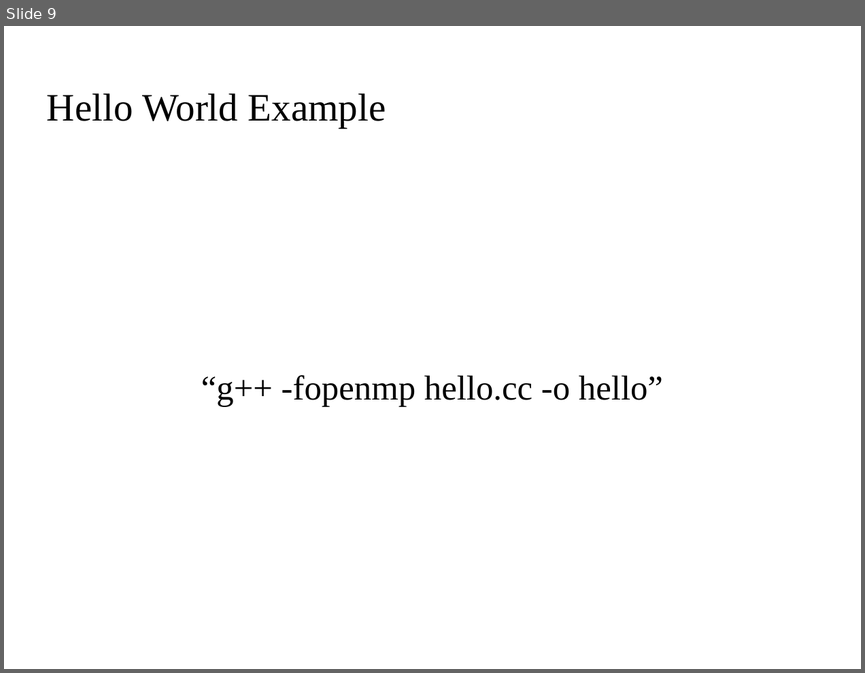
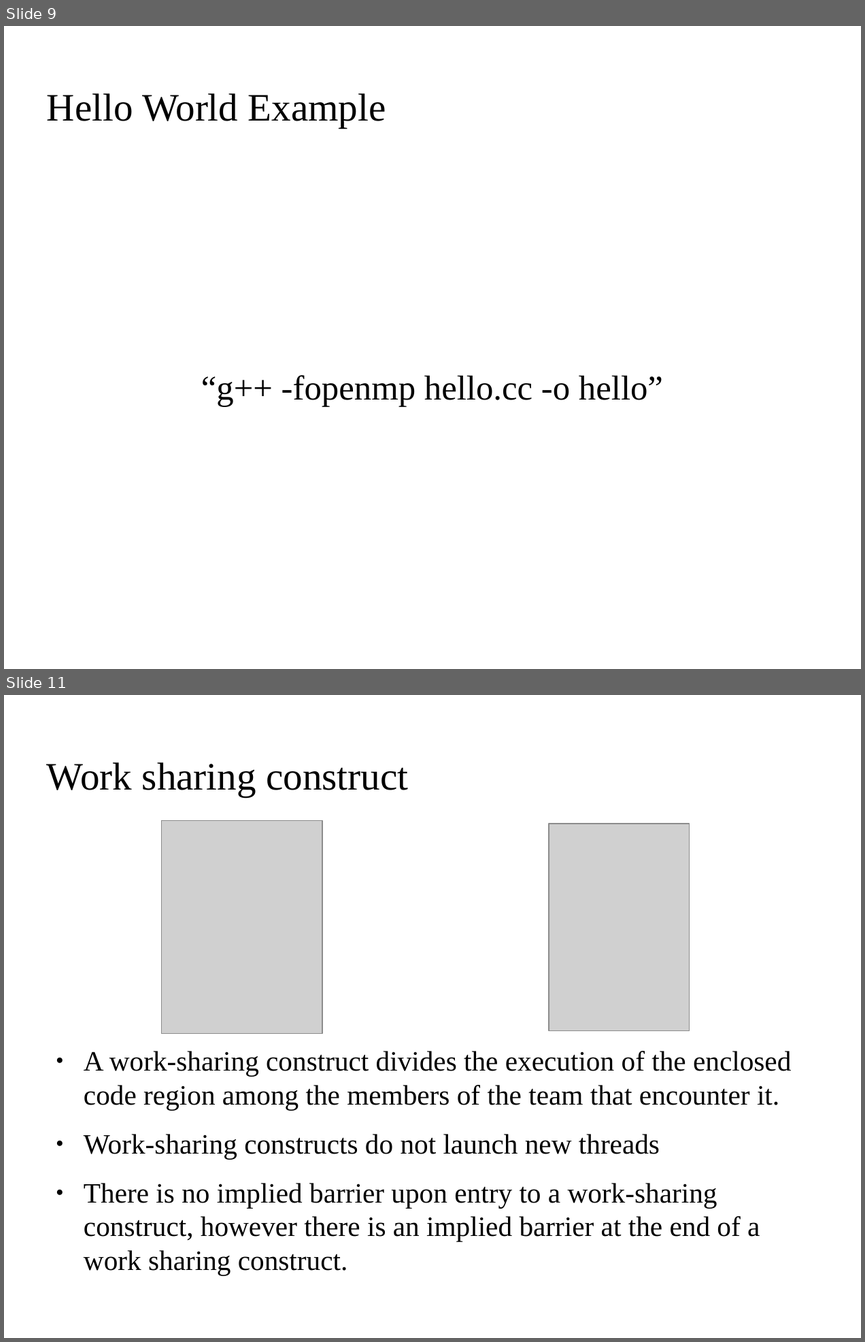
Before and after one commit to kks32/cpp-software-development, a slide deck: Ex12_Parallelisation/Ex12_Parallelisation.odp. Shown one above the other, each under a label of ours: slide 9 before the commit, slides 9 and 11 after it; the slides between them are not shown. The pictures are 865x673 and 865x1342 pixels, drawn with LibreOffice and Linux fonts; fonts in the diff are those of the drawing; grey boxes stand for pictures; background and template pictures are left out. Boxes give left, top, right and bottom in pixels: in the first picture for what was removed or moved away, otherwise in the second. Text is boxed around its words. In the diff, an @@ line names an element or a change of style, - is before the commit and + after.

```diff
--- a/Ex12_Parallelisation/Ex12_Parallelisation.odp
+++ b/Ex12_Parallelisation/Ex12_Parallelisation.odp
@@ slide 11 added at [4,695,861,1338], background picture (left out) @@
@@ title added at [47,762,408,797], 36 pt, text #000000 @@
+Work sharing construct
@@ picture added at [161,820,322,1033] @@
@@ picture added at [549,824,689,1030] @@
@@ text added at [84,1051,791,1275], 26 pt, text #000000 @@
+● A work-sharing construct divides the execution of the enclosed code region among the members of the team that encounter it.
+● Work-sharing constructs do not launch new threads
+● There is no implied barrier upon entry to a work-sharing construct, however there is an implied barrier at the end of a work sharing construct.
```
Also in this commit, not shown: 1 slide changed, 2 other slides added, 3 other files.
